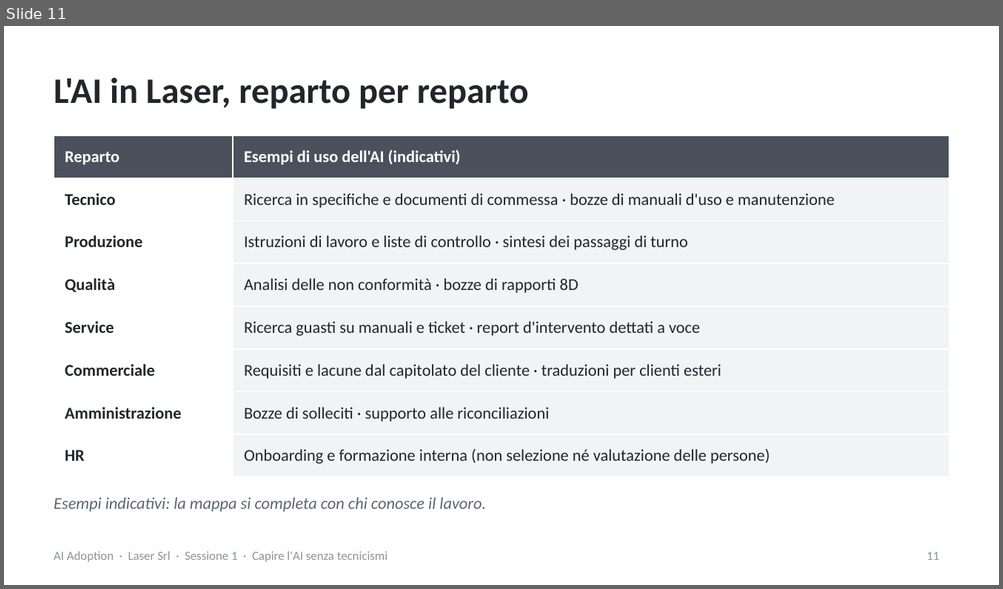
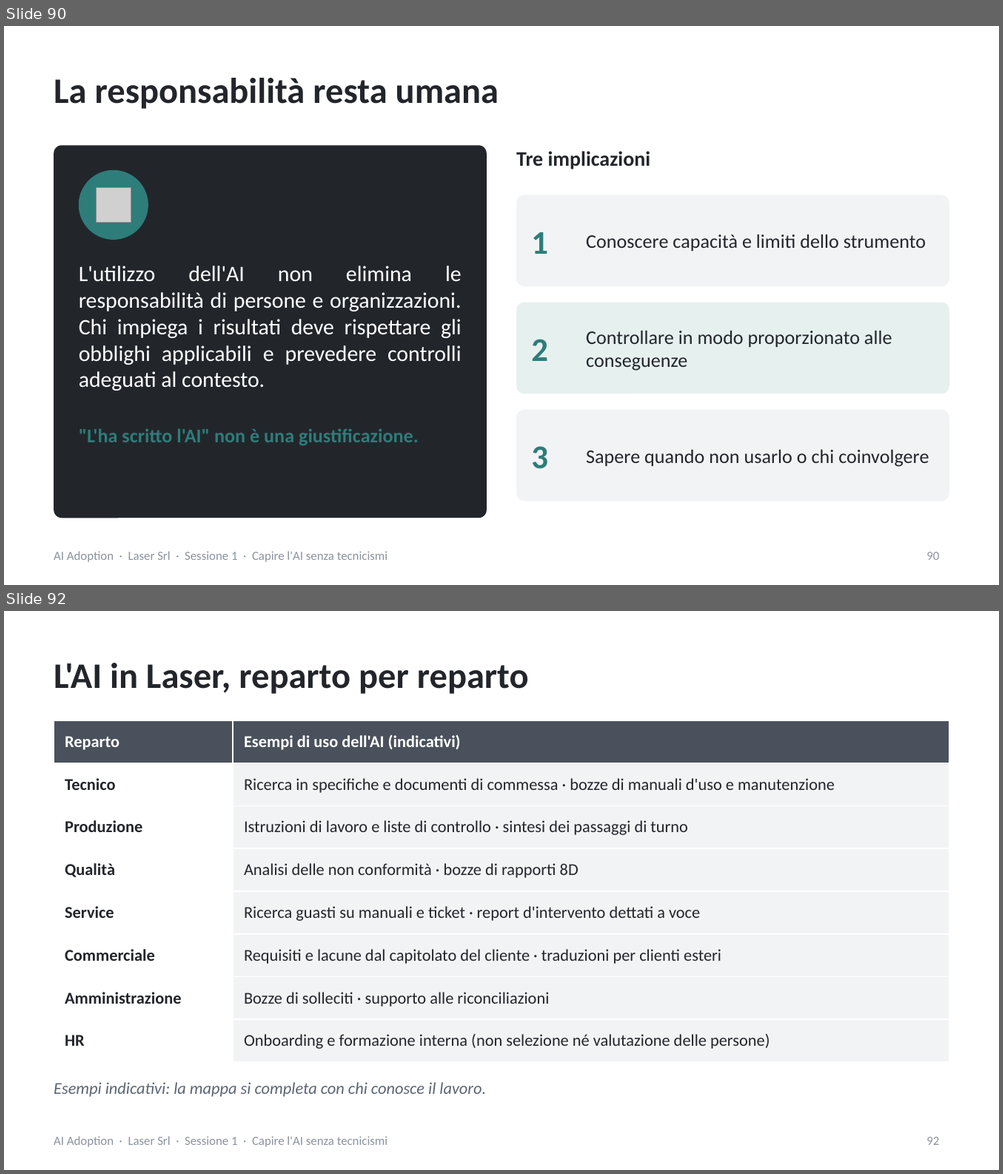
Before and after one commit to NetAi-IT/Formazione-AI-Literacy-Official, a slide deck: Formazioni/2026-10_LaserSrl_AI_Adoption/slide/Sessione1_slide_nuove_Laser.pptx. Shown one above the other, each under a label of ours: slide 11 before the commit, slides 90 and 92 after it; the slides between them are not shown. The pictures are 1003x589 and 1003x1174 pixels, drawn with LibreOffice and Linux fonts; fonts in the diff are those of the drawing; grey boxes stand for pictures. Boxes give left, top, right and bottom in pixels: in the first picture for what was removed or moved away, otherwise in the second. Text is boxed around its words. In the diff, an @@ line names an element or a change of style, - is before the commit and + after.

```diff
--- a/Formazioni/2026-10_LaserSrl_AI_Adoption/slide/Sessione1_slide_nuove_Laser.pptx
+++ b/Formazioni/2026-10_LaserSrl_AI_Adoption/slide/Sessione1_slide_nuove_Laser.pptx
@@ slide 90 added at (4, 26, 999, 585), background #FFFFFF; not listed: 1 template element that a slide beside it also shows @@
@@ title added at (54, 78, 498, 109), 26 pt, text #22262B, bold @@
+La responsabilità resta umana
@@ rounded rectangle added at (54, 145, 486, 518), fill #22262B @@
@@ text added at (516, 151, 651, 170), 15 pt, text #22262B, bold @@
+Tre implicazioni
@@ ellipse added at (79, 170, 148, 240), fill #2E7D7A @@
@@ picture added at (96, 187, 131, 222) @@
@@ rounded rectangle added at (516, 195, 949, 286), fill #F2F3F5 @@
@@ text added at (531, 232, 548, 254), 24 pt, text #2E7D7A, bold @@
+1
@@ text added at (586, 235, 925, 252), 14 pt, text #22262B @@
+Conoscere capacità e limiti dello strumento
@@ text added at (79, 266, 461, 391), 16 pt, text #FFFFFF @@
+L'utilizzo dell'AI non elimina le responsabilità di persone e organizzazioni. Chi impiega i risultati deve rispettare gli obblighi applicabili e prevedere controlli adeguati al contesto.
@@ rounded rectangle added at (516, 303, 949, 394), fill #E6F0EF @@
@@ text added at (586, 331, 892, 371), 14 pt, text #22262B @@
+Controllare in modo proporzionato alle conseguenze
@@ text added at (531, 339, 548, 361), 24 pt, text #2E7D7A, bold @@
+2
@@ rounded rectangle added at (516, 410, 949, 501), fill #F2F3F5 @@
@@ text added at (79, 429, 418, 446), 14 pt, text #2E7D7A, bold @@
+"L'ha scritto l'AI" non è una giustificazione.
@@ text added at (531, 446, 548, 469), 24 pt, text #2E7D7A, bold @@
+3
@@ text added at (586, 450, 928, 467), 14 pt, text #22262B @@
+Sapere quando non usarlo o chi coinvolgere
@@ page number added at (926, 552, 939, 560), 9 pt, text #8A939E @@
+90
@@ what was slide 11 is now slide 92 @@
@@ page number at (926, 1137, 939, 1145): text changed @@
-11
+92
```
Also in this commit, not shown: 1 slide changed, 80 other slides added, 7 other files.
